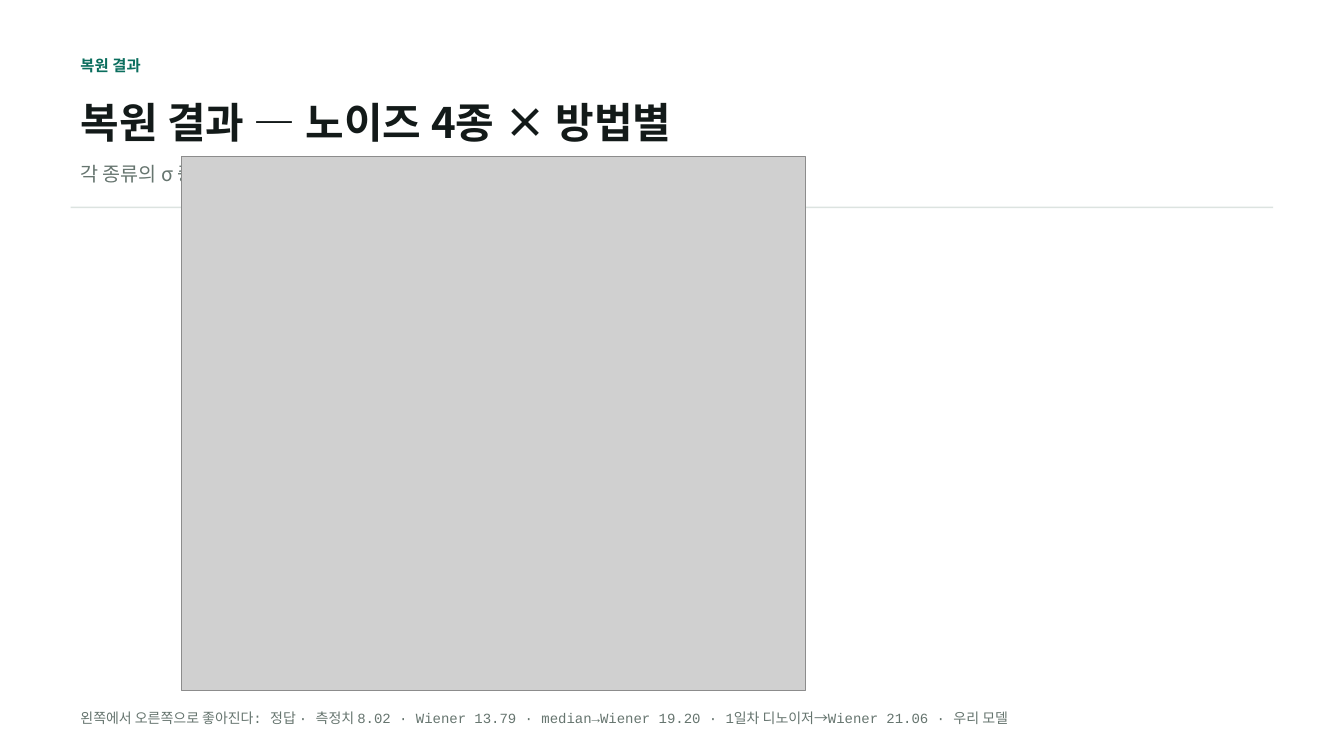
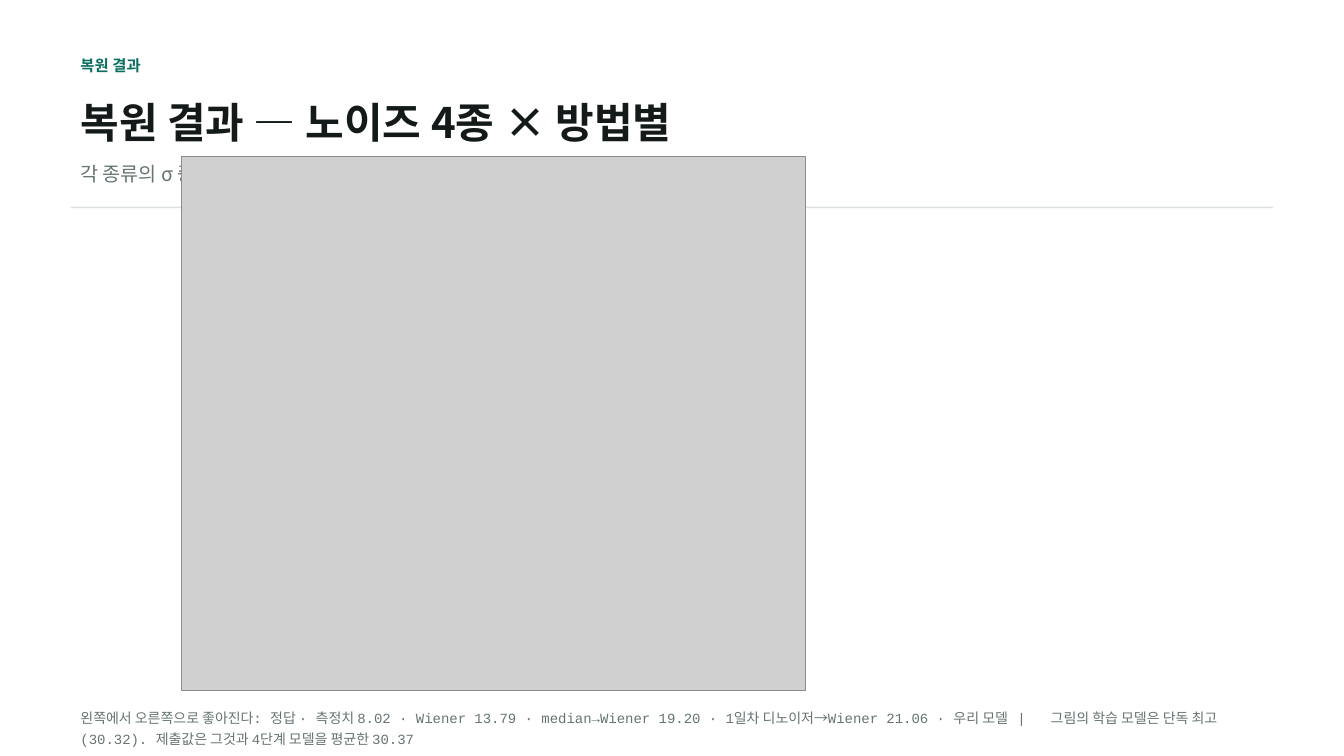
Before and after one commit to kithhooni-commits/ds-practice, a slide deck: slide 15 of 실습5/실습5_day3_발표.pptx. Drawn at 1344x756 pixels with LibreOffice and Linux fonts; fonts in the diff are those of the drawing; grey boxes stand for pictures. Boxes give left, top, right and bottom in pixels: in the first picture for what was removed or moved away, otherwise in the second. Text is boxed around its words. In the diff, an @@ line names an element or a change of style, - is before the commit and + after.

```diff
--- a/실습5/실습5_day3_발표.pptx
+++ b/실습5/실습5_day3_발표.pptx
@@ text at bbox=[80, 711, 1008, 747]: text changed @@
-왼쪽에서 오른쪽으로 좋아진다: 정답 · 측정치 8.02 · Wiener 13.79 · median→Wiener 19.20 · 1일차 디노이저→Wiener 21.06 · 우리 모델
+왼쪽에서 오른쪽으로 좋아진다: 정답 · 측정치 8.02 · Wiener 13.79 · median→Wiener 19.20 · 1일차 디노이저→Wiener 21.06 · 우리 모델 | 그림의 학습 모델은 단독 최고(30.32). 제출값은 그것과 4단계 모델을 평균한 30.37
```
Also in this commit, not shown: 3 other slides changed, 1 other file.
